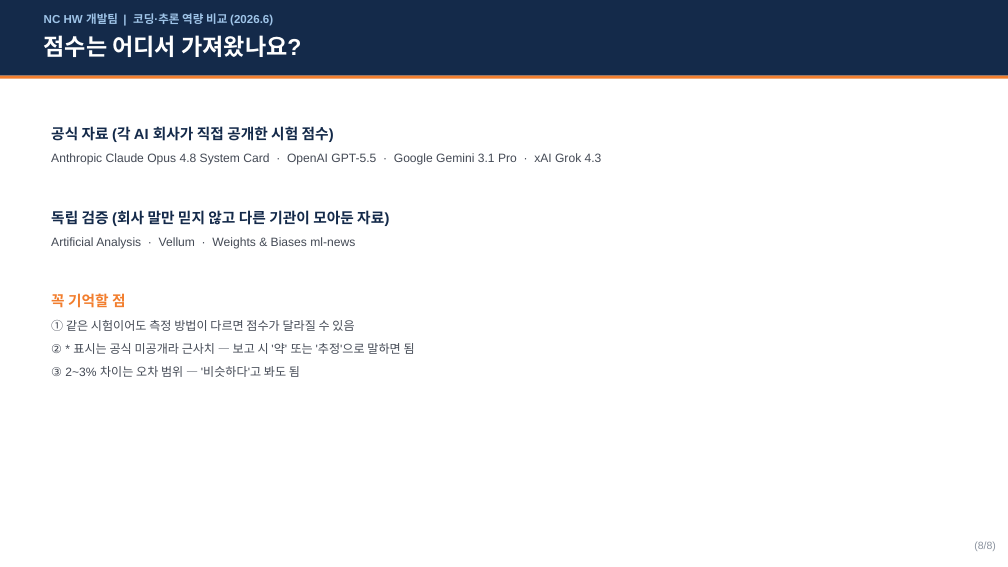
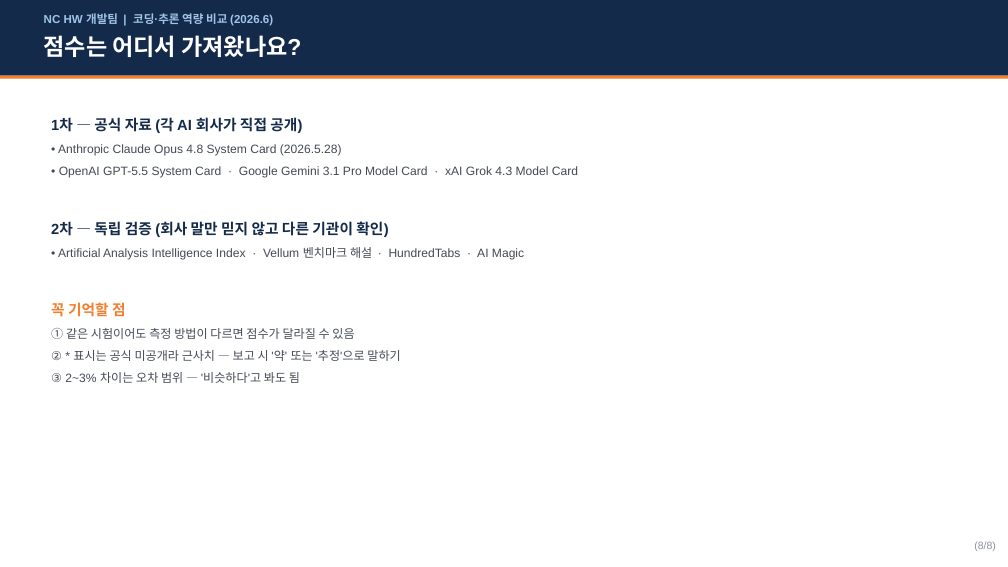
Before and after one commit to whaleonbush/poc, a slide deck: slide 8 of 외부AI_4종_벤치마크_비교.pptx. Drawn at 1008x567 pixels with LibreOffice and Linux fonts; fonts in the diff are those of the drawing. Boxes give left, top, right and bottom in pixels: in the first picture for what was removed or moved away, otherwise in the second. Text is boxed around its words. In the diff, an @@ line names an element or a change of style, - is before the commit and + after.

```diff
--- a/외부AI_4종_벤치마크_비교.pptx
+++ b/외부AI_4종_벤치마크_비교.pptx
@@ text "1차 — 공식 자료 (각 ...": place and size @@
-text "1차 — 공식 자료 (각 ..." at (51, 126, 602, 377)
+text "1차 — 공식 자료 (각 ..." at (51, 117, 578, 383)
@@ text at (51, 117, 578, 259): text changed @@
-공식 자료 (각 AI 회사가 직접 공개한 시험 점수)
-Anthropic Claude Opus 4.8 System Card · OpenAI GPT-5.5 · Google Gemini 3.1 Pro · xAI Grok 4.3
-독립 검증 (회사 말만 믿지 않고 다른 기관이 모아둔 자료)
-Artificial Analysis · Vellum · Weights & Biases ml-news
+1차 — 공식 자료 (각 AI 회사가 직접 공개)
+• Anthropic Claude Opus 4.8 System Card (2026.5.28)
+• OpenAI GPT-5.5 System Card · Google Gemini 3.1 Pro Model Card · xAI Grok 4.3 Model Card
+2차 — 독립 검증 (회사 말만 믿지 않고 다른 기관이 확인)
+• Artificial Analysis Intelligence Index · Vellum 벤치마크 해설 · HundredTabs · AI Magic
@@ text at (51, 302, 354, 383): line spacing 1.3 to 1.25 @@
@@ text at (51, 350, 400, 361): text changed @@
-② * 표시는 공식 미공개라 근사치 — 보고 시 '약' 또는 '추정'으로 말하면 됨
+② * 표시는 공식 미공개라 근사치 — 보고 시 '약' 또는 '추정'으로 말하기
```
Also in this commit, not shown: 7 other slides changed, 1 other file.
